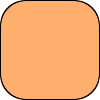
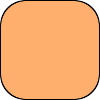
Layers edited between the first and the second 100 x 100 image:
painted on "Sektor Form" over bbox(0, 0, 100, 100)
